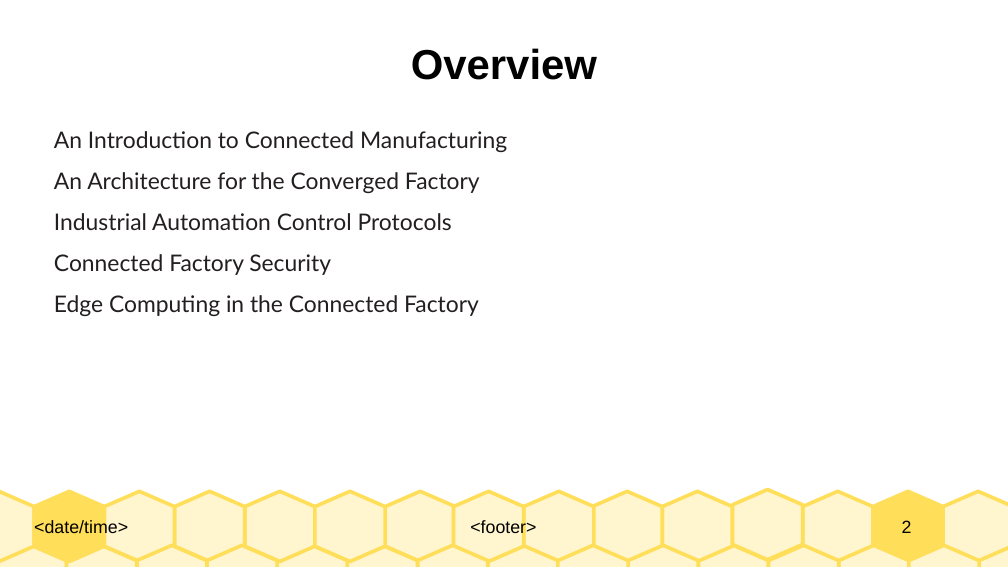
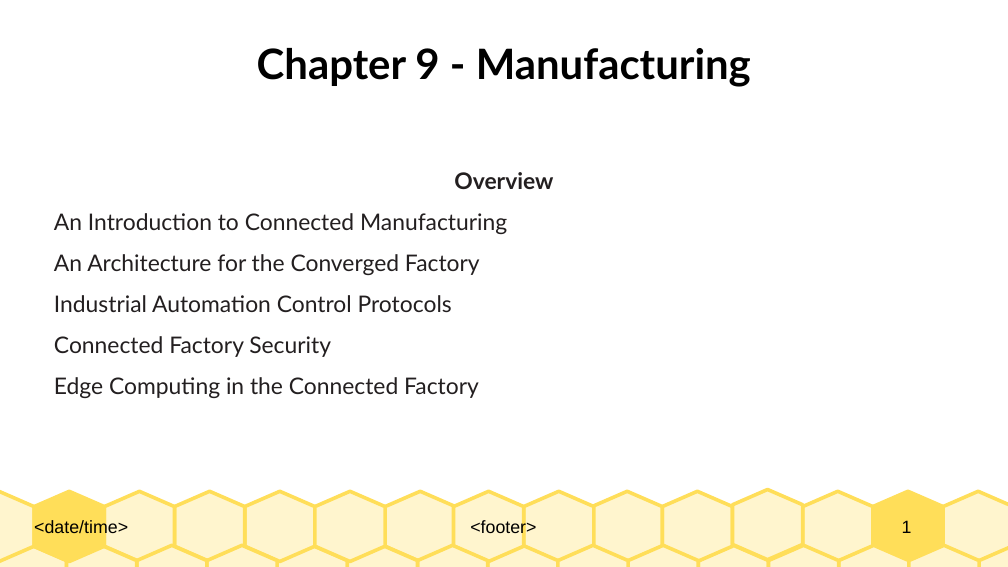
Before and after one commit to Dihfahsih1/Masters-Software-Engineering, a slide deck: slide 1 of yr-sem1/IoT/Chapter-9-slides.odp (slide 2 before the commit). Drawn at 1008x567 pixels with LibreOffice and Linux fonts; fonts in the diff are those of the drawing. Boxes give left, top, right and bottom in pixels: in the first picture for what was removed or moved away, otherwise in the second. Text is boxed around its words. In the diff, an @@ line names an element or a change of style, - is before the commit and + after.

Commit message:
add chapter nine back

```diff
--- a/yr-sem1/IoT/Chapter-9-slides.odp
+++ b/yr-sem1/IoT/Chapter-9-slides.odp
@@ title at [257,48,751,87]: text changed; font Arial to Lato @@
-Overview
+Chapter 9 - Manufacturing
@@ text at [454,172,553,189]: paragraph added @@
+Overview
@@ page number at [902,520,912,533]: text changed @@
-2
+1
```
Also in this commit, not shown: 6 other slides changed, 21 slides added, 4 slides removed, 1 other file.
